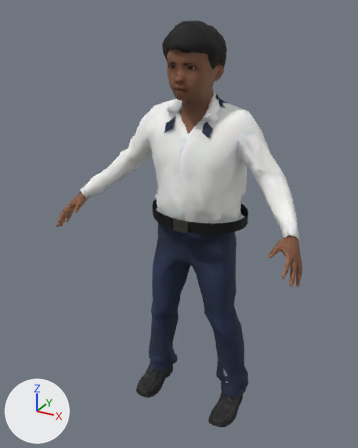
A saved change to the glTF model godot-chennai/assets/people/school_boy.glb.
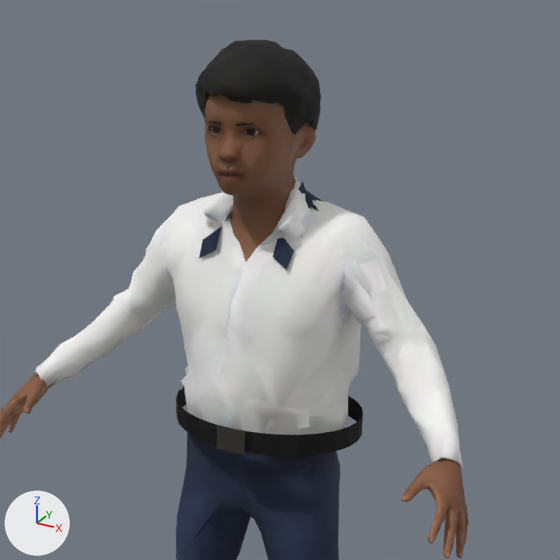
Old and new are each drawn whole from a camera (50 mm lens) standing at (0.676, -1.37, 1.36) and looking at (-0.045, -0.06, 0.705) and again close up on the part from 17% to 98% of the width and 0% to 64% of the height. Every picture has the same lights, and +X, +Y and +Z are marked at lower left. The older version's two pictures come first. Vertices at exactly the same position are counted once.

Names of what the first close-up shows: 'Body', 'Body_LOD1'.
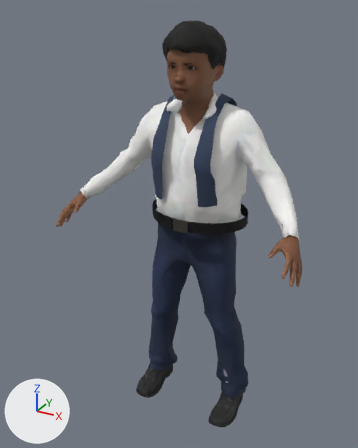
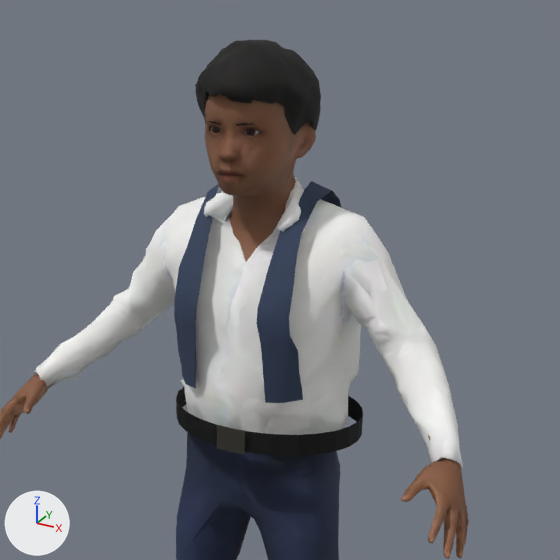
Changed parts and their boxes (x1, y1, x2, y2) in the close-ups (560 x 560 px; the box of a moved part takes in the faces that stretch with it):
```json
{"part": 1, "of": "me_body", "change": "added", "after": [256, 189, 341, 403], "on screen": "blue"}
{"part": 2, "of": "me_body", "change": "added", "after": [175, 187, 214, 385], "on screen": "blue"}
{"part": 3, "of": "me_body", "change": "deleted", "before": [273, 238, 294, 270], "on screen": "blue"}
{"part": 4, "of": "me_body", "change": "deleted", "before": [199, 226, 222, 259]}
{"part": 5, "of": "me_body", "change": "moved or reshaped", "before": [54, 41, 443, 546], "after": [54, 41, 455, 546]}
{"part": 6, "of": "me_body_lod1", "change": "added", "after": [257, 181, 340, 403]}
{"part": 7, "of": "me_body_lod1", "change": "added", "after": [174, 184, 219, 389]}
```

The change, as JSON lines over the scene's bpy script:
```json
{"block": "me_body", "where": "# used by ob_body; location = (0.0, 0.0, 0.0)"}
{"op": "remove", "block": "me_body", "code": "me_body.from_pydata(...)  # 5158 vertices, 9697 faces; spans x -0.408..0.408, y -0.272..0.101, z -0.002..1.323"}
{"op": "add", "block": "me_body", "code": "me_body.from_pydata(...)  # 5190 vertices, 9695 faces; spans x -0.408..0.408, y -0.272..0.157, z -0.002..1.323"}
{"block": "me_body", "change": "me_body part 1: a new loose piece of 69 vertices spanning x 0.048..0.11, y -0.15..0.094, z 0.812..1.127, in mat_outfit"}
{"block": "me_body", "change": "me_body part 2: a new loose piece of 69 vertices spanning x -0.11..-0.048, y -0.15..0.094, z 0.812..1.127, in mat_outfit"}
{"block": "me_body", "change": "me_body part 3: the loose piece of 4 vertices spanning x 0.048..0.078, y -0.098..-0.072, z 1.011..1.06 is deleted"}
{"block": "me_body", "change": "me_body part 4: the loose piece of 4 vertices spanning x -0.078..-0.048, y -0.098..-0.072, z 1.011..1.06 is deleted"}
{"block": "me_body", "change": "me_body part 5: 4 vertices moved from x -0.184..0.116, y -0.089..0.024, z 0.007..1.311 to x -0.184..0.114, y -0.089..0.024, z 0.007..1.311; 199 vertices removed from x -0.363..0.279, y -0.147..0.096, z 0.0..1.32; 122 vertices added at x -0.362..0.303, y -0.147..0.096, z 0.016..1.32"}
{"block": "me_body", "change": "other edits to the shape of me_body do not show in these pictures"}
{"block": "me_body_lod1", "where": "# used by ob_body_lod1; location = (0.0, 0.0, 0.0)"}
{"op": "remove", "block": "me_body_lod1", "code": "me_body_lod1.from_pydata(...)  # 1944 vertices, 3389 faces; spans x -0.407..0.408, y -0.272..0.101, z -0.002..1.323"}
{"op": "add", "block": "me_body_lod1", "code": "me_body_lod1.from_pydata(...)  # 1960 vertices, 3387 faces; spans x -0.408..0.408, y -0.272..0.157, z -0.002..1.323"}
{"block": "me_body_lod1", "change": "me_body_lod1 part 6: a new loose piece of 38 vertices spanning x 0.048..0.11, y -0.149..0.09, z 0.812..1.127, in mat_outfit"}
{"block": "me_body_lod1", "change": "me_body_lod1 part 7: a new loose piece of 38 vertices spanning x -0.11..-0.048, y -0.152..0.091, z 0.812..1.127, in mat_outfit"}
{"block": "me_body_lod1", "change": "other edits to the shape of me_body_lod1 do not show in these pictures"}
```
